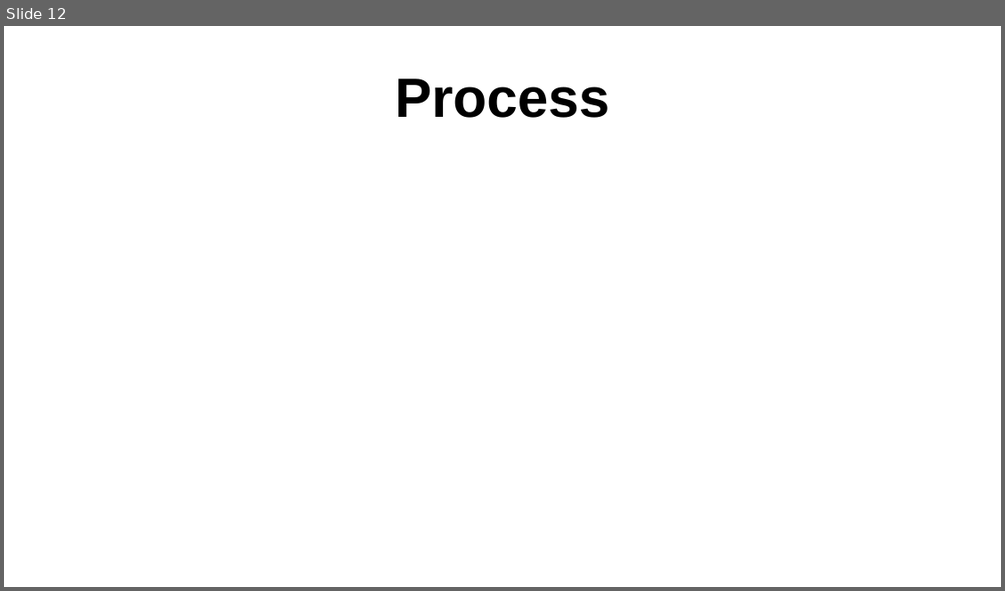
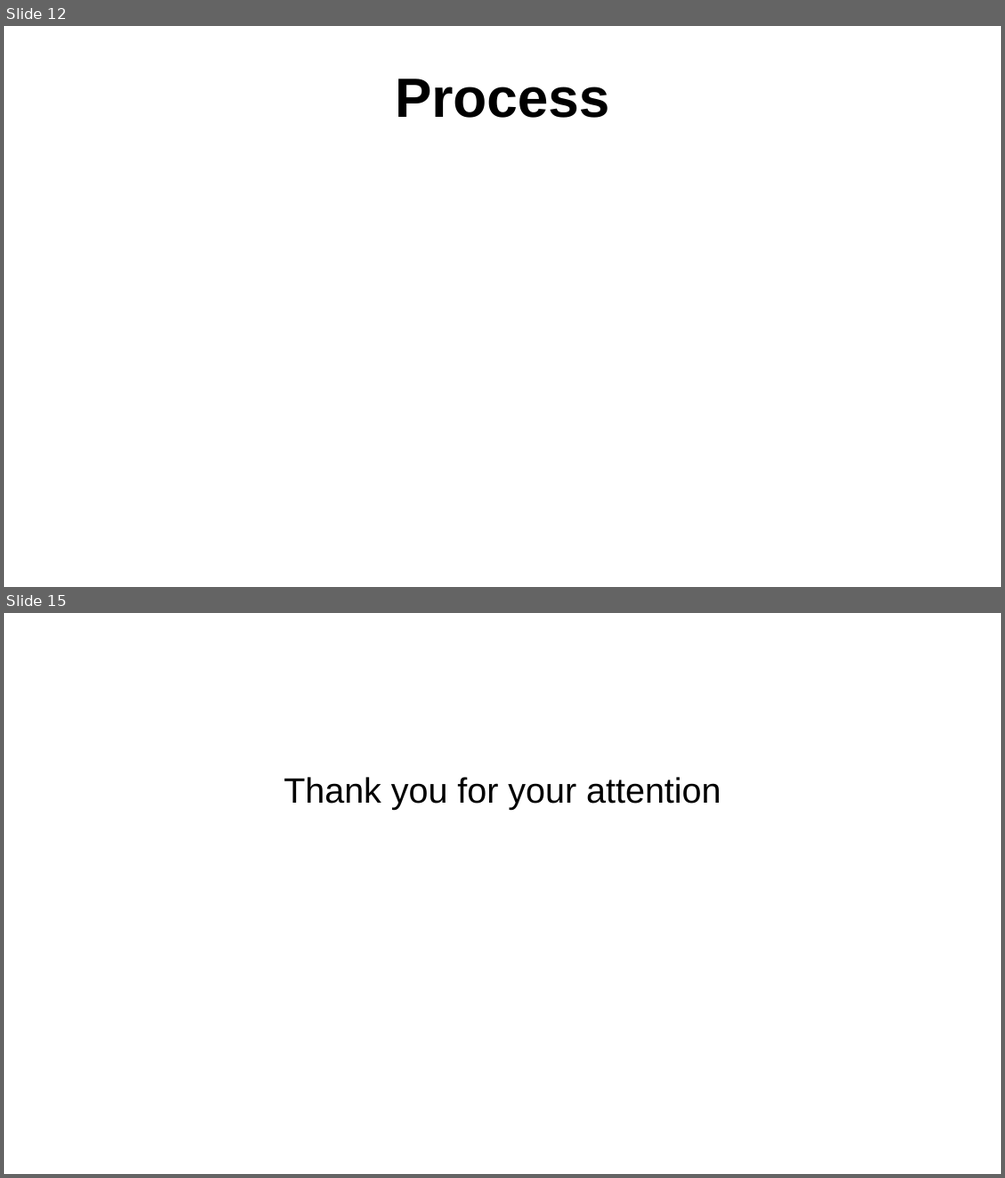
Before and after one commit to M4p4ch3/UniPassau.WS, a slide deck: 07.23 finalPresentation/WS 07.23 finalPresentation.odp. Shown one above the other, each under a label of ours: slide 12 before the commit, slides 12 and 15 after it; the slides between them are not shown. The pictures are 1005x591 and 1005x1178 pixels, drawn with LibreOffice and Linux fonts; fonts in the diff are those of the drawing. Boxes give left, top, right and bottom in pixels: in the first picture for what was removed or moved away, otherwise in the second. Text is boxed around its words. In the diff, an @@ line names an element or a change of style, - is before the commit and + after.

```diff
--- a/07.23 finalPresentation/WS 07.23 finalPresentation.odp
+++ b/07.23 finalPresentation/WS 07.23 finalPresentation.odp
@@ slide 15 added at [4, 613, 1001, 1174], background #FFFFFF @@
@@ text added at [283, 777, 720, 810], 28 pt, text #000000 @@
+Thank you for your attention
```
Also in this commit, not shown: 2 slides changed, 1 other slide added, 7 other files.
